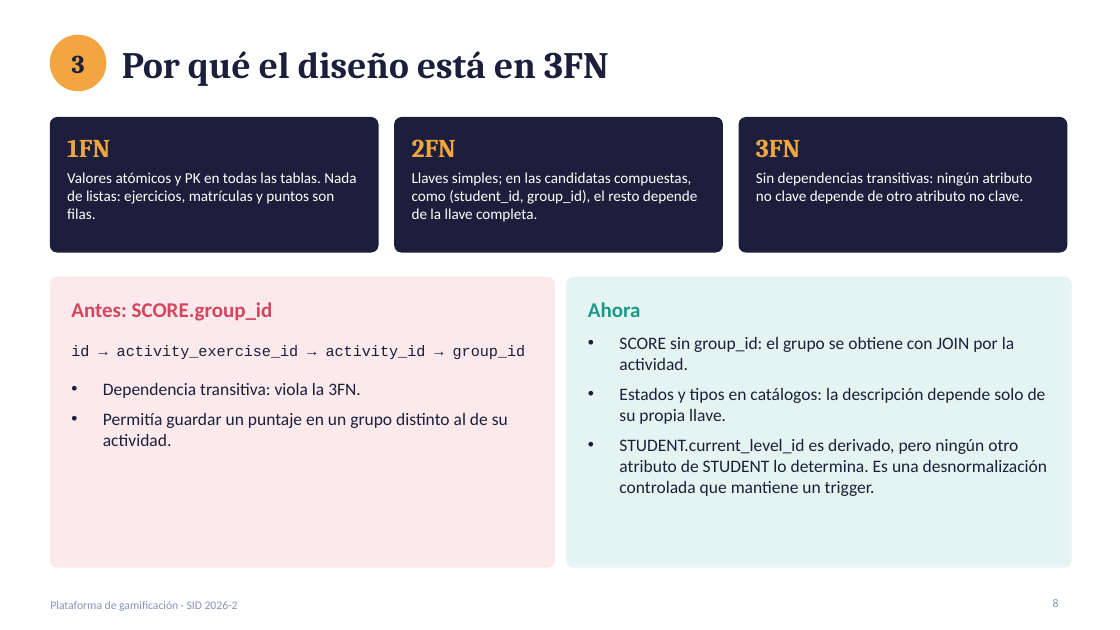
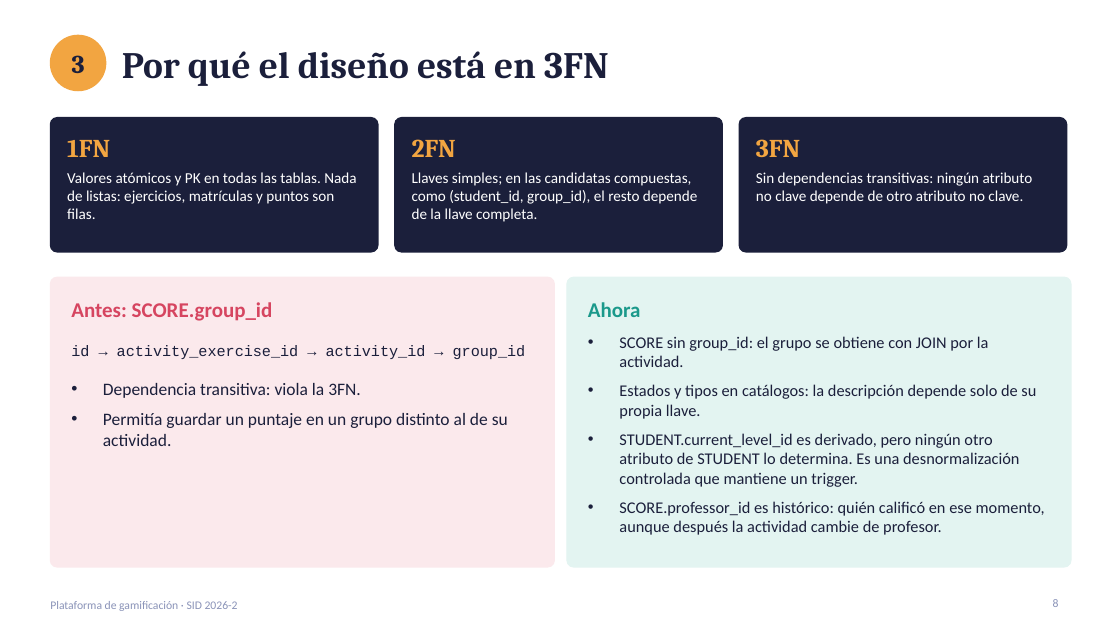
Before and after one commit to JOSED235/SID_202610_PensamientoComputacional, a slide deck: slide 8 of doc/sustentacion/Sustentacion_SID_PensamientoComputacional.pptx. Drawn at 1120x630 pixels with LibreOffice and Linux fonts; fonts in the diff are those of the drawing. Boxes give left, top, right and bottom in pixels: in the first picture for what was removed or moved away, otherwise in the second. Text is boxed around its words. In the diff, an @@ line names an element or a change of style, - is before the commit and + after.

```diff
--- a/doc/sustentacion/Sustentacion_SID_PensamientoComputacional.pptx
+++ b/doc/sustentacion/Sustentacion_SID_PensamientoComputacional.pptx
@@ text at bbox=[619, 336, 1036, 487]: size 15 to 14 pt in "SCORE sin group_id: el grupo se obtiene ...", "Estados y tipos en catálogos: la descripción ...", "STUDENT.current_level_id es derivado, pero ningún otro atrib ..." @@
@@ text at bbox=[619, 501, 1045, 535]: paragraph added @@
+• SCORE.professor_id es histórico: quién calificó en ese momento, aunque después la actividad cambie de profesor.
```
Also in this commit, not shown: 7 other slides changed, 5 other files.
